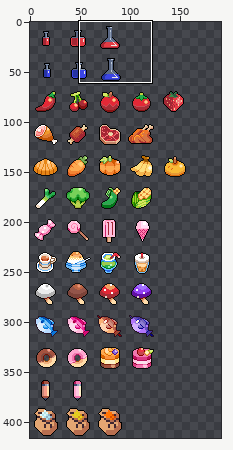
Sprite sheet -- stage/props.png. Above: a wide view before the commit, with the close-up outlined.
Close-up. Before:
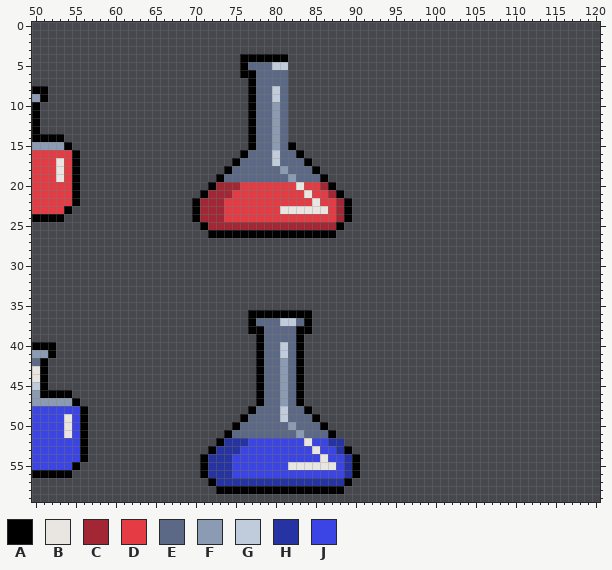
The file is 160x416 pixels. Colours within 5 levels of each other are drawn and written as one. Shown: x 50..120, y 0..59. The old version is drawn lined up with the new one, on the new canvas. The wide view leaves out empty margins. The commit also changed other parts of the picture, which this record leaves out.
Palette (. is transparent): A #000000  B #e9e5e1  C #a22633  D #e43b44  E #5b6986  F #8b9bb4  G #c0ccdc  H #2633a2  J #3b44e4
Pixels before (only the part around the change), first column x 50:
 0 .......................................................................
 1 .......................................................................
 2 .......................................................................
 3 .......................................................................
 4 ..........................AAAAAA.......................................
 5 ..........................AEEEGG.......................................
 6 ..........................AAEEEE.......................................
 7 ...........................AEEEE.......................................
 8 AA.........................AEEGE.......................................
 9 FA.........................AEEGE.......................................
10 A..........................AEEFE.......................................
11 A..........................AEEFE.......................................
12 A..........................AEEFE.......................................
13 A..........................AEEFE.......................................
14 AAAA.......................AEEFE.......................................
15 FFFFA......................AEEFEA......................................
16 DDDDDA....................AEEEGEEA.....................................
17 DDDBDA...................AEEEEGEEEA....................................
18 DDDBDA..................AEEEEEEFEEEA...................................
19 DDDBDA.................AEEEEEEEEFEEEA..................................
20 DDDDDA................ACCCDDDDDDDBDDCA.................................
21 DDDDDA...............ACCCDDDDDDDDDBDDCA................................
22 DDDDDA..............ACCCDDDDDDDDDDDBDDCA...............................
23 DDDDA...............ACCCDDDDDDDBBBBBBDCA...............................
24 AAAA................ACCCDDDDDDDDDDDDDDCA...............................
25 .....................ACCCCCCCCCCCCCCCCA................................
26 ......................AAAAAAAAAAAAAAAA.................................
27 .......................................................................
28 .......................................................................
29 .......................................................................
30 .......................................................................
31 .......................................................................
32 .......................................................................
33 .......................................................................
34 .......................................................................
35 .......................................................................
36 ...........................AAAAAAAA....................................
37 ...........................AEEEGGEA....................................
38 ...........................AAEEEEAA....................................
39 ............................AEEEEA.....................................
40 AAA.........................AEEGEA.....................................
41 FFA.........................AEEGEA.....................................
42 EA..........................AEEFEA.....................................
43 BA..........................AEEFEA.....................................
44 BA..........................AEEFEA.....................................
45 GA..........................AEEFEA.....................................
46 FAAAA.......................AEEFEA.....................................
47 FFFFFA......................AEEFEA.....................................
48 JJJJJJA....................AEEEGEEA....................................
49 JJJJBJA...................AEEEEGEEEA...................................
50 JJJJBJA..................AEEEEEEFEEEA..................................
51 JJJJBJA.................AEEEEEEEEFEEEA.................................
52 JJJJJJA................AHHHJJJJJJJBJJHH................................
53 JJJJJJA...............AHHHJJJJJJJJJBJJHA...............................
54 JJJJJJA..............AHHHJJJJJJJJJJJBJJHA..............................
55 JJJJJA...............AHHHJJJJJJJBBBBBBJHA..............................
56 AAAAA................AHHHJJJJJJJJJJJJJJHA..............................
57 ......................AHHHHHHHHHHHHHHHHA...............................
58 .......................AAAAAAAAAAAAAAAA................................
59 .......................................................................
The same view after the edit:
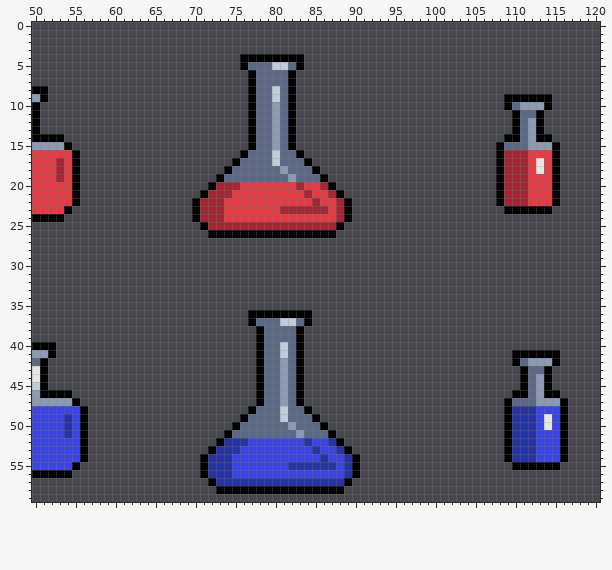
Edits made:
{"change": "canvas 160x416 -> 192x416"}
{"y":4,"x":82,"old":"..","new":"AA"}
{"y":5,"x":82,"old":"..","new":"EA"}
{"y":6,"x":76,"old":"A","new":"."}
{"y":6,"x":82,"old":".","new":"A"}
{"y":7,"x":82,"old":".","new":"A"}
{"y":8,"x":82,"old":".","new":"A"}
{"y":9,"x":82,"old":".","new":"A"}
{"y":9,"x":109,"old":"......","new":"AAAAAA"}
{"y":10,"x":82,"old":".","new":"A"}
{"y":10,"x":109,"old":"......","new":"AEFFFA"}
{"y":11,"x":82,"old":".","new":"A"}
{"y":11,"x":110,"old":"....","new":"AEEA"}
{"y":12,"x":82,"old":".","new":"A"}
{"y":12,"x":110,"old":"....","new":"AEFA"}
{"y":13,"x":82,"old":".","new":"A"}
{"y":13,"x":110,"old":"....","new":"AEFA"}
{"y":14,"x":82,"old":".","new":"A"}
{"y":14,"x":109,"old":"......","new":"AAEFAA"}
{"y":15,"x":108,"old":"........","new":"AEEEFFFA"}
{"y":16,"x":108,"old":"........","new":"ACCCDDDA"}
{"y":17,"x":53,"old":"B","new":"C"}
{"y":17,"x":108,"old":"........","new":"ACCCDBDA"}
{"y":18,"x":53,"old":"B","new":"C"}
{"y":18,"x":108,"old":"........","new":"ACCCDBDA"}
{"y":19,"x":53,"old":"B","new":"C"}
{"y":19,"x":108,"old":"........","new":"ACCCDDDA"}
{"y":20,"x":83,"old":"B","new":"C"}
{"y":20,"x":108,"old":"........","new":"ACCCDDDA"}
{"y":21,"x":84,"old":"B","new":"C"}
{"y":21,"x":108,"old":"........","new":"ACCCDDDA"}
{"y":22,"x":85,"old":"B","new":"C"}
{"y":22,"x":108,"old":"........","new":"ACCCDDDA"}
{"y":23,"x":81,"old":"BBBBBB","new":"CCCCCC"}
{"y":23,"x":109,"old":"......","new":"AAAAAA"}
{"y":38,"x":77,"old":"A","new":"."}
{"y":38,"x":84,"old":"A","new":"."}
{"y":41,"x":110,"old":"......","new":"AAAAAA"}
{"y":42,"x":110,"old":"......","new":"AEFFFA"}
{"y":43,"x":111,"old":"....","new":"AEEA"}
{"y":44,"x":111,"old":"....","new":"AEFA"}
{"y":45,"x":111,"old":"....","new":"AEFA"}
{"y":46,"x":110,"old":"......","new":"AAEFAA"}
{"y":47,"x":109,"old":"........","new":"AEEEFFFA"}
{"y":48,"x":109,"old":"........","new":"AHHHJJJA"}
{"y":49,"x":54,"old":"B","new":"H"}
{"y":49,"x":109,"old":"........","new":"AHHHJBJA"}
{"y":50,"x":54,"old":"B","new":"H"}
{"y":50,"x":109,"old":"........","new":"AHHHJBJA"}
{"y":51,"x":54,"old":"B","new":"H"}
{"y":51,"x":109,"old":"........","new":"AHHHJJJA"}
{"y":52,"x":84,"old":"B","new":"H"}
{"y":52,"x":88,"old":"H","new":"A"}
{"y":52,"x":109,"old":"........","new":"AHHHJJJA"}
{"y":53,"x":85,"old":"B","new":"H"}
{"y":53,"x":109,"old":"........","new":"AHHHJJJA"}
{"y":54,"x":86,"old":"B","new":"H"}
{"y":54,"x":109,"old":"........","new":"AHHHJJJA"}
{"y":55,"x":82,"old":"BBBBBB","new":"HHHHHH"}
{"y":55,"x":110,"old":"......","new":"AAAAAA"}
